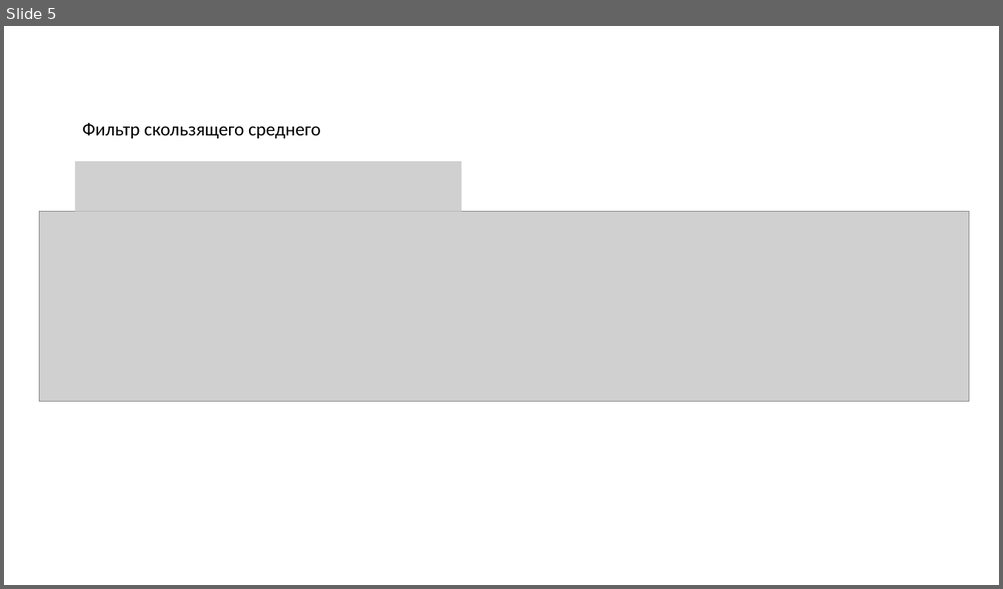
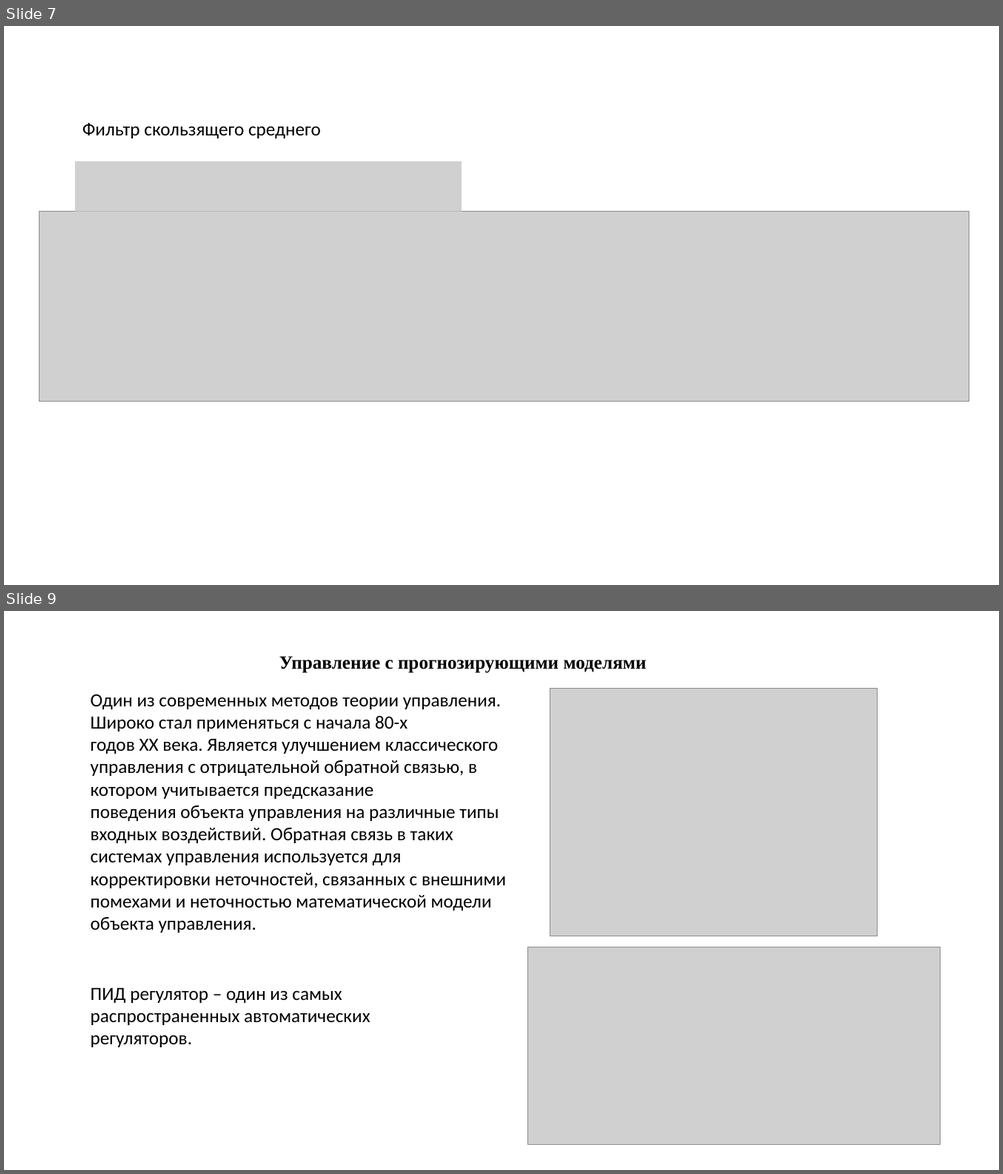
Before and after one commit to PavelKorokev/PavelKorolevDiplom, a slide deck: Презентация1.pptx. Shown one above the other, each under a label of ours: slide 5 before the commit, slides 7 and 9 after it; the slides between them are not shown. The pictures are 1003x589 and 1003x1174 pixels, drawn with LibreOffice and Linux fonts; fonts in the diff are those of the drawing; grey boxes stand for pictures. Boxes give left, top, right and bottom in pixels: in the first picture for what was removed or moved away, otherwise in the second. Text is boxed around its words. In the diff, an @@ line names an element or a change of style, - is before the commit and + after.

```diff
--- a/Презентация1.pptx
+++ b/Презентация1.pptx
@@ slide 9 added at [4,611,999,1170], background #FFFFFF @@
@@ text added at [279,656,646,673], 18 pt, text #000000, bold @@
+Управление с прогнозирующими моделями
@@ text added at [91,694,506,933], 18 pt, text #000000 @@
+Один из современных методов теории управления. Широко стал применяться с начала 80-х годов ХХ века. Является улучшением классического управления с отрицательной обратной связью, в котором учитывается предсказание поведения объекта управления на различные типы входных воздействий. Обратная связь в таких системах управления используется для корректировки неточностей, связанных с внешними помехами и неточностью математической модели объекта управления.
@@ picture added at [550,689,877,937] @@
@@ picture added at [528,948,939,1145] @@
@@ text added at [91,988,370,1048], 18 pt, text #000000 @@
+ПИД регулятор – один из самых распространенных автоматических регуляторов.
@@ what was slide 5 is now slide 7 @@
```
Also in this commit, not shown: 4 slides changed, 4 other slides added, 6 other files.
